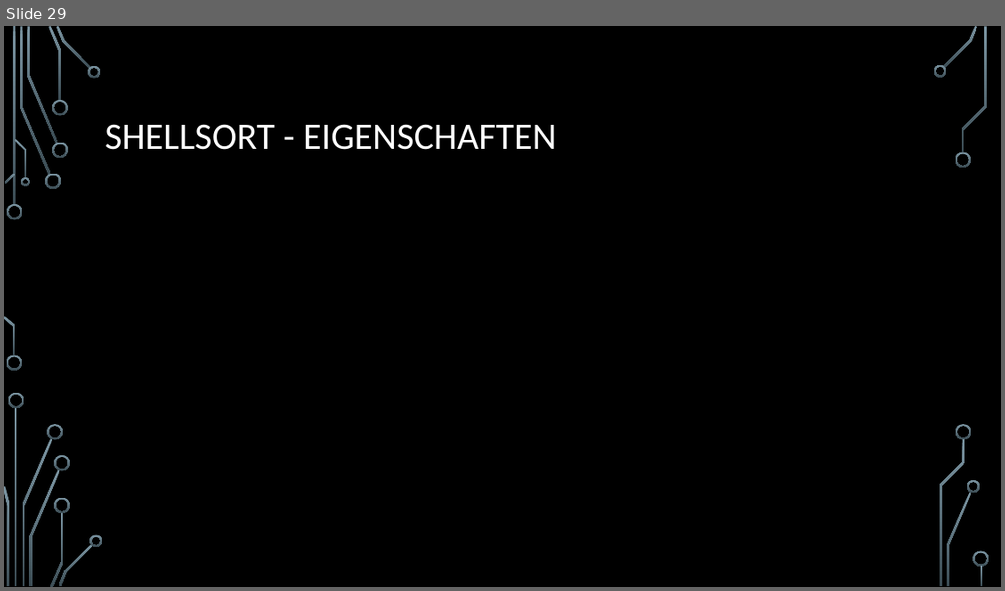
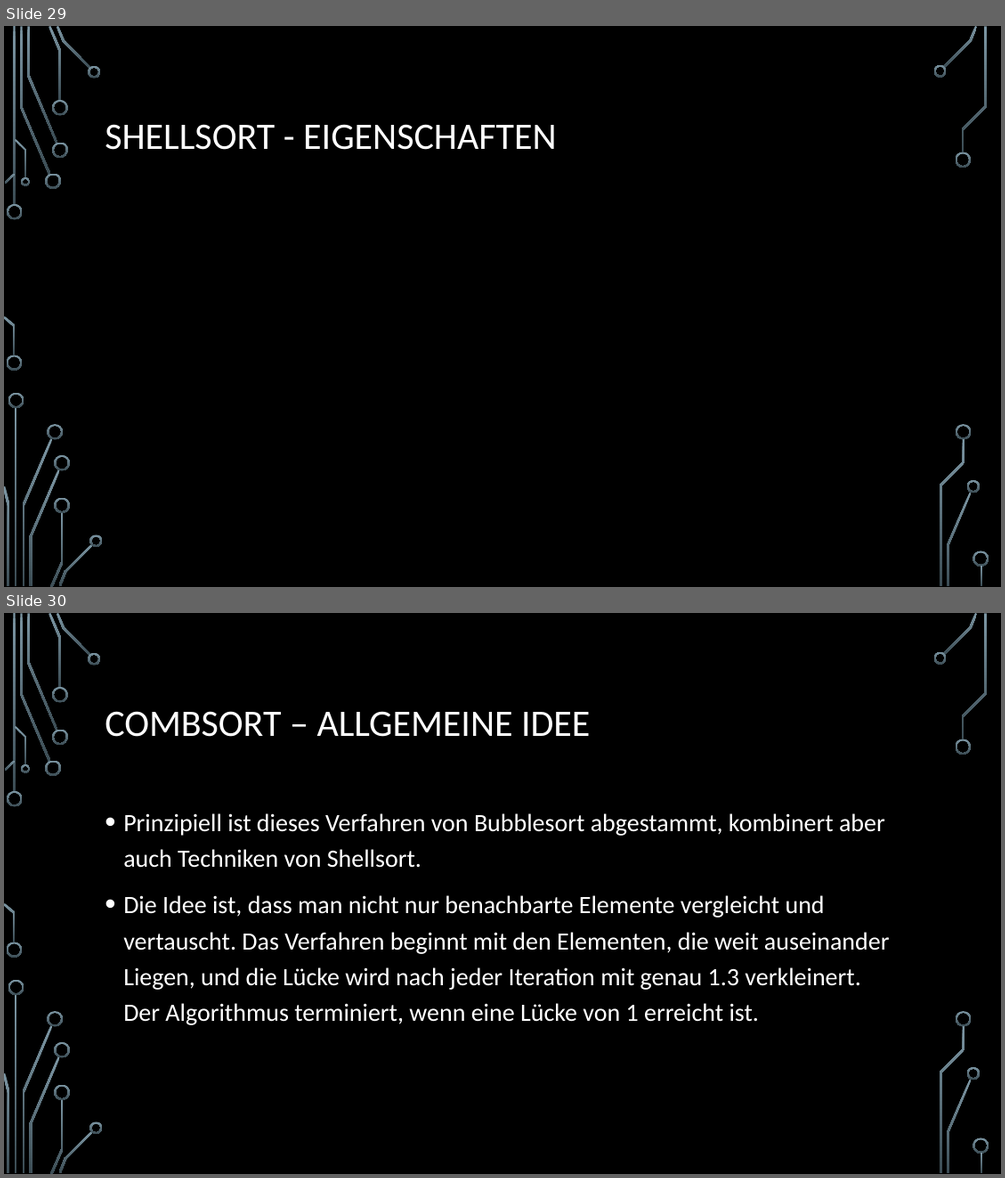
Before and after one commit to d-petrov/SortingAlgorithms, a slide deck: docs/sorting algorithms - presentation/Sortierverfahren.pptx. Shown one above the other, each under a label of ours: slide 29 before the commit, slides 29 and 30 after it. The pictures are 1005x591 and 1005x1178 pixels, drawn with LibreOffice and Linux fonts; fonts in the diff are those of the drawing; grey boxes stand for pictures; background and template pictures are left out. Boxes give left, top, right and bottom in pixels: in the first picture for what was removed or moved away, otherwise in the second. Text is boxed around its words. In the diff, an @@ line names an element or a change of style, - is before the commit and + after.

Commit message:
Added Combsort to docs and source

```diff
--- a/docs/sorting algorithms - presentation/Sortierverfahren.pptx
+++ b/docs/sorting algorithms - presentation/Sortierverfahren.pptx
@@ slide 30 added at (4, 613, 1001, 1174), background picture (left out); not listed: 36 template elements that a slide beside it also shows @@
@@ title added at (105, 711, 590, 737), 36 pt, text #FFFFFF @@
+COMBSORT – ALLGEMEINE IDEE
@@ text added at (123, 813, 890, 1025), 24 pt, text #FFFFFF @@
+• Prinzipiell ist dieses Verfahren von Bubblesort abgestammt, kombinert aber auch Techniken von Shellsort.
+• Die Idee ist, dass man nicht nur benachbarte Elemente vergleicht und vertauscht. Das Verfahren beginnt mit den Elementen, die weit auseinander Liegen, und die Lücke wird nach jeder Iteration mit genau 1.3 verkleinert. Der Algorithmus terminiert, wenn eine Lücke von 1 erreicht ist.
```
Also in this commit, not shown: 1 slide changed, 3 other slides added, 9 other files.
